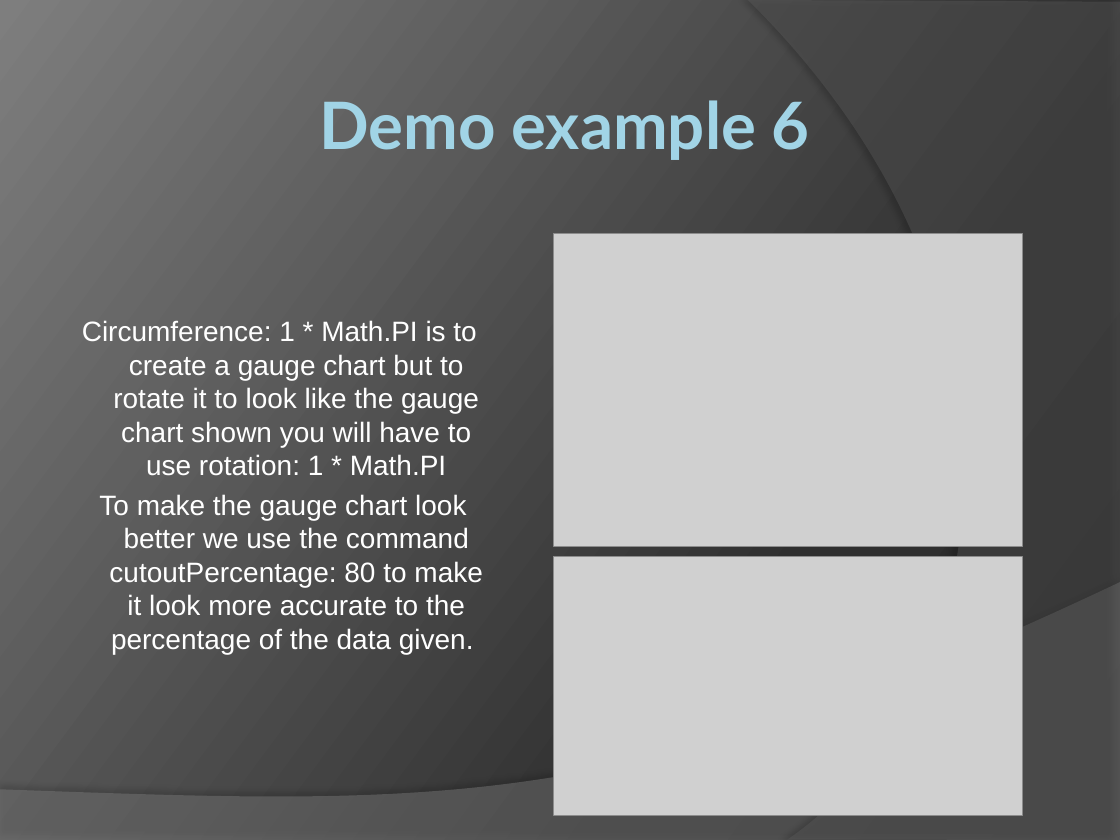
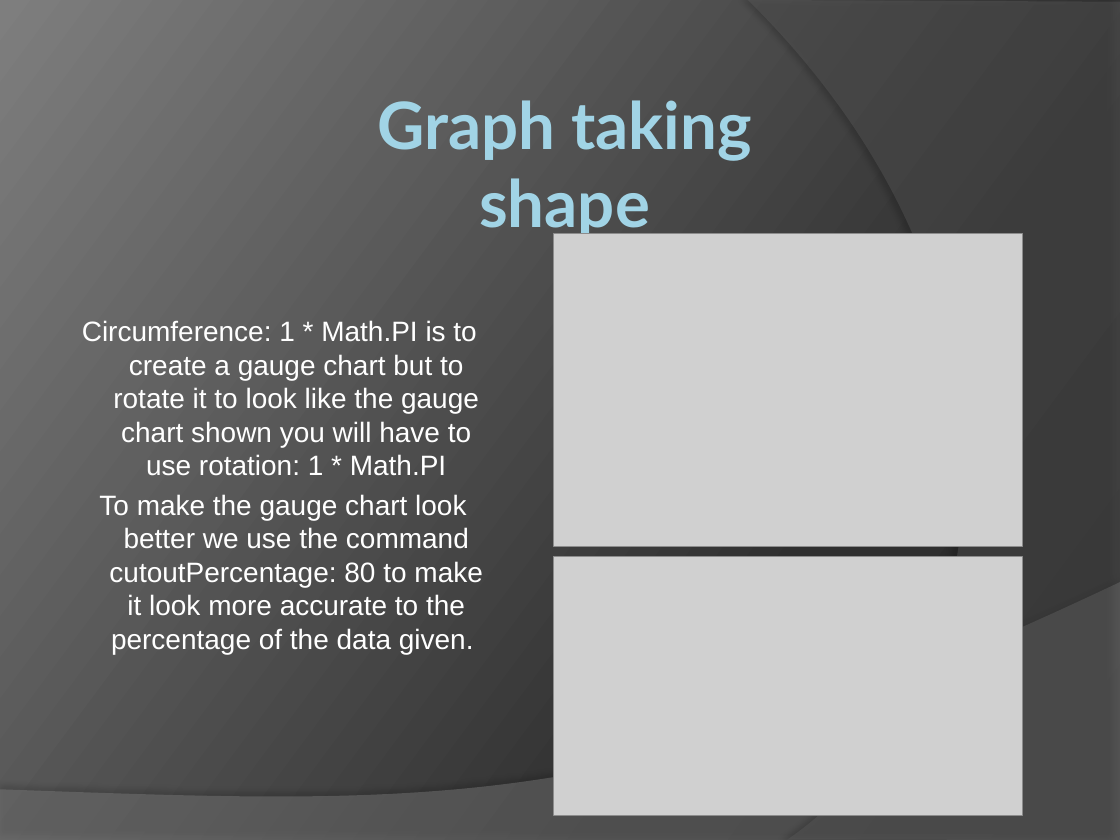
Before and after one commit to pipboy2/Bootstrap-Chart.JS-Training-Module, a slide deck: slide 13 of Training_Module.pptx (slide 12 before the commit). Drawn at 1120x840 pixels with LibreOffice and Linux fonts; fonts in the diff are those of the drawing; grey boxes stand for pictures. Boxes give left, top, right and bottom in pixels: in the first picture for what was removed or moved away, otherwise in the second. Text is boxed around its words. In the diff, an @@ line names an element or a change of style, - is before the commit and + after.

```diff
--- a/Training_Module.pptx
+++ b/Training_Module.pptx
@@ title at (378, 100, 751, 239): text changed @@
-Demo example 6
+Graph taking shape
```
Also in this commit, not shown: 8 other slides changed, 1 slide added.
